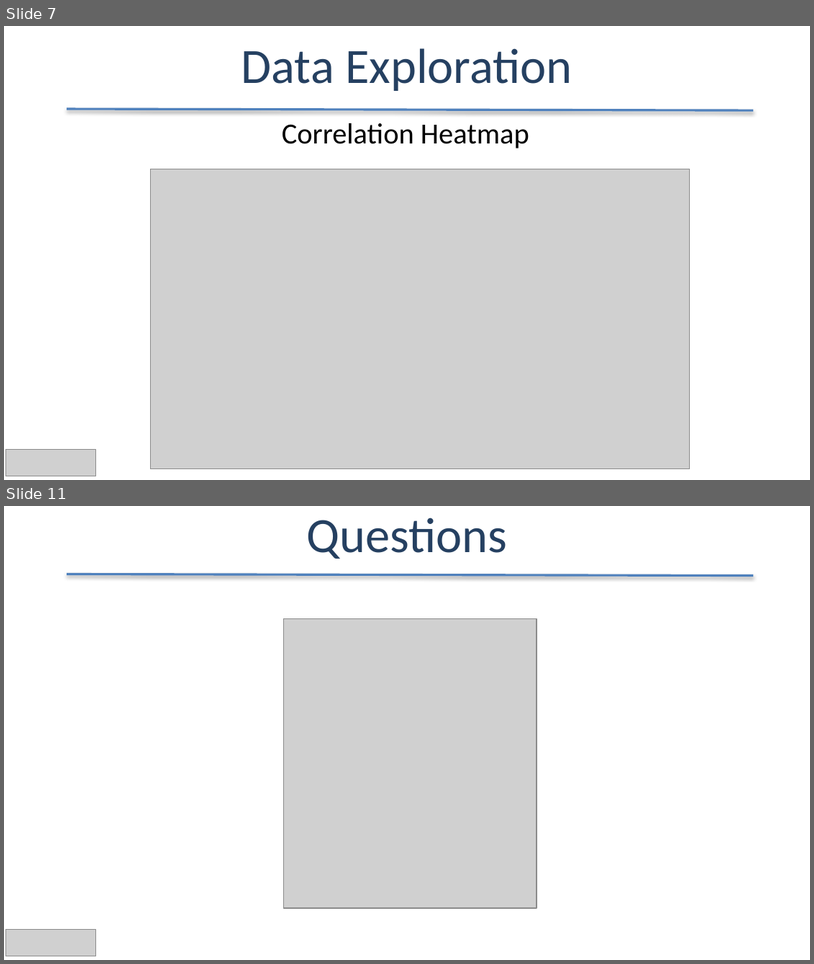
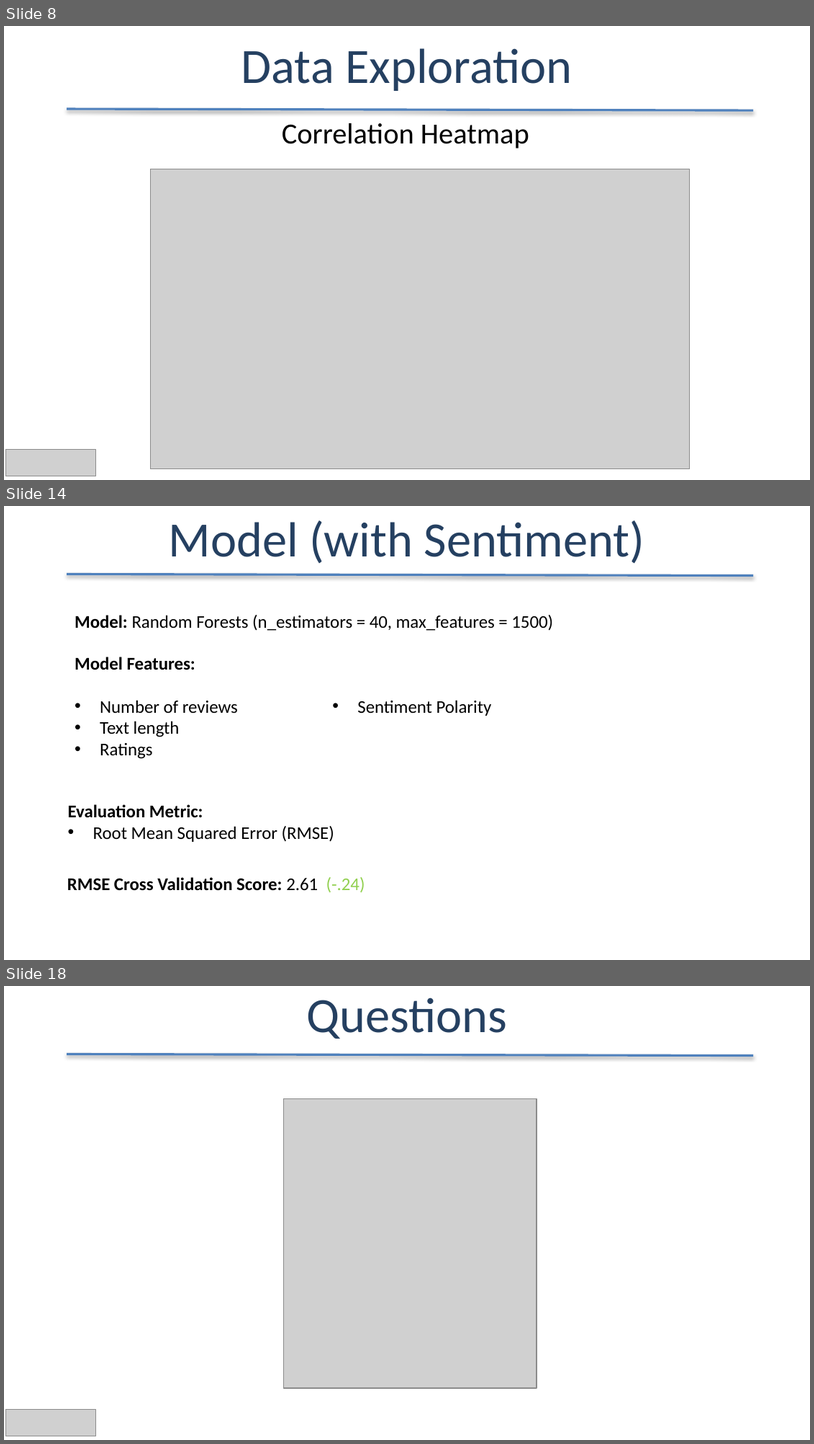
Before and after one commit to shehzadb03/General_Assembly_Yelp_NLP_Draft, a slide deck: DAT7_Bashir.pptx. Shown one above the other, each under a label of ours: slides 7 and 11 before the commit, slides 8, 14 and 18 after it; the slides between them are not shown. The pictures are 814x964 and 814x1444 pixels, drawn with LibreOffice and Linux fonts; fonts in the diff are those of the drawing; grey boxes stand for pictures. Boxes give left, top, right and bottom in pixels: in the first picture for what was removed or moved away, otherwise in the second. Text is boxed around its words. In the diff, an @@ line names an element or a change of style, - is before the commit and + after.

```diff
--- a/DAT7_Bashir.pptx
+++ b/DAT7_Bashir.pptx
@@ slide 14 added at [4,506,810,960], background #FFFFFF @@
@@ text added at [169,520,646,564], 44 pt, text #254061 @@
+Model (with Sentiment)
@@ line added from (67, 574) to (754, 575), #4F81BD 2 pt @@
@@ text added at [75,615,553,631], 16 pt, text #000000 @@
+Model: Random Forests (n_estimators = 40, max_features = 1500)
@@ text added at [75,656,238,759], 16 pt, text #000000 @@
+Model Features:
+• Number of reviews
+• Text length
+• Ratings
@@ text added at [358,700,492,716], 16 pt, text #000000 @@
+• Sentiment Polarity
@@ text added at [68,804,334,842], 16 pt, text #000000 @@
+Evaluation Metric:
+• Root Mean Squared Error (RMSE)
@@ text added at [67,877,365,892], 16 pt, text #000000, bold @@
+RMSE Cross Validation Score: 2.61 (-.24)
@@ what was slide 7 is now slide 8 @@
@@ what was slide 11 is now slide 18 @@
```
Also in this commit, not shown: 6 slides changed, 8 other slides added, 2 slides removed.
